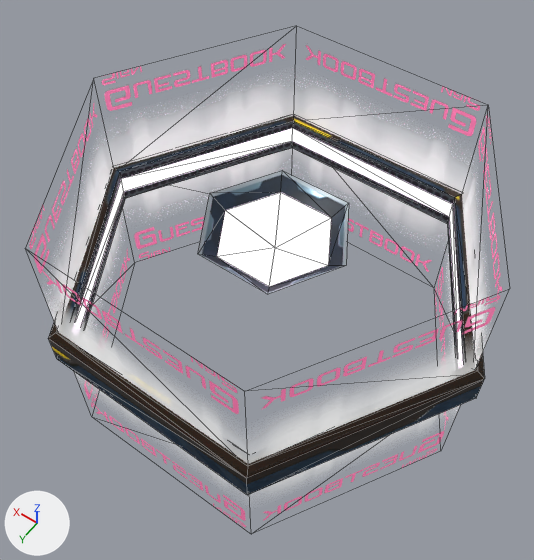
One commit to the glTF model ABM_UnityProject/External/ABM_01_Museum/unity_assets/entity13800.gltf: the scene before it, then after it.
The view is the same before and after, from a 50 mm lens placed at (-8.21, 11.91, 16.27), pointed at (0.09, 0.29, -1.99). Arrows for +X, +Y and +Z are at lower left; the lights stay in place. Mesh edges are drawn as thin lines. Where no turn or scale is listed for an object, it has been applied to the vertices. Vertices at the same position are counted once.

The scene before the commit, as lines of its bpy script (objects in view):
```python
ob_node_museum_hex_propeler_01_c__2 = bpy.data.objects.new('node_Museum_Hex_Propeler_01_c (2)', me_mesh_museum_hex_propeler_01_10118museum_hex_propeler_01_c__2)
ob_node_museum_hex_propeler_01_c__2.location = (0.0, 0.0, 0.0)
ob_node_museum_hex_propeler_01_gear_0 = bpy.data.objects.new('node_Museum_Hex_Propeler_01_Gear_0', me_mesh_museum_hex_propeler_01_gear_0_10120museum_hex_propeler_01_gear_0)
ob_node_museum_hex_propeler_01_gear_0.location = (0.0, 0.0, 2.45)
ob_node_museum_hex_propeler_fade = bpy.data.objects.new('node_Museum_Hex_Propeler_Fade', me_mesh_museum_hex_propeler_fade_10128museum_hex_propeler_fade)
ob_node_museum_hex_propeler_fade.location = (0.0, 0.0, 2.45)
```
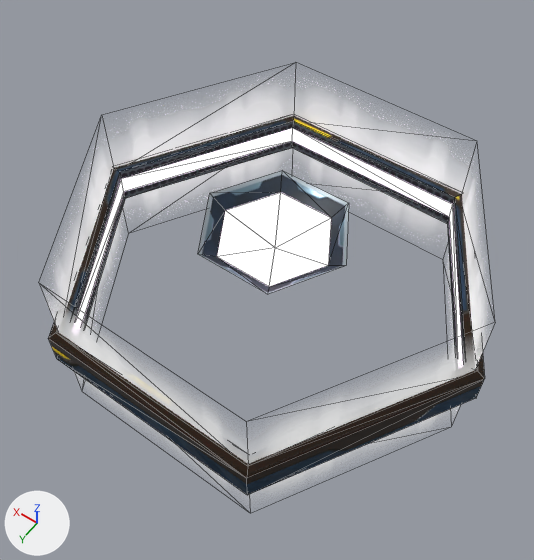
Boxes [x1, y1, x2, y2] around the edits, measured in the pictures (534 x 560 px):
'node_Museum_Hex_Propeler_Fade', reshaped: before [29, 44, 503, 528]; after [54, 93, 484, 485]

The change, as a diff of the scene's bpy script:
```diff
--- a/ABM_UnityProject/External/ABM_01_Museum/unity_assets/entity13800.gltf.py
+++ b/ABM_UnityProject/External/ABM_01_Museum/unity_assets/entity13800.gltf.py
@@ me_mesh_museum_hex_propeler_fade_10128museum_hex_propeler_fade @@
 # used by ob_node_museum_hex_propeler_fade; location = (0.0, 0.0, 2.45)
-me_mesh_museum_hex_propeler_fade_10128museum_hex_propeler_fade.from_pydata(...)  # 18 vertices, 24 faces; spans x -6.71..6.71, y -5.85..5.85, z -8.65..0.06
+me_mesh_museum_hex_propeler_fade_10128museum_hex_propeler_fade.from_pydata(...)  # 18 vertices, 24 faces; spans x -6.71..6.71, y -5.85..5.85, z -6.93..-1.32
+# me_mesh_museum_hex_propeler_fade_10128museum_hex_propeler_fade part 1
+# 12 vertices are removed from x -6.71..6.71, y -5.85..5.85, z -8.65..0.06
+# 24 faces are deleted
+# 6 new vertices lie (0.0, 0.0, 2.51) away from vertices in x -6.71..6.71, y -5.85..5.85, z -3.83
+# 6 new vertices lie (0.0, 0.0, -3.1) away from vertices in x -6.71..6.71, y -5.85..5.85, z -3.83
+# 24 new faces join them
 me_mesh_museum_hex_propeler_fade_10128museum_hex_propeler_fade.materials.append(mat_tileset_transparencies_01_mat)
```
